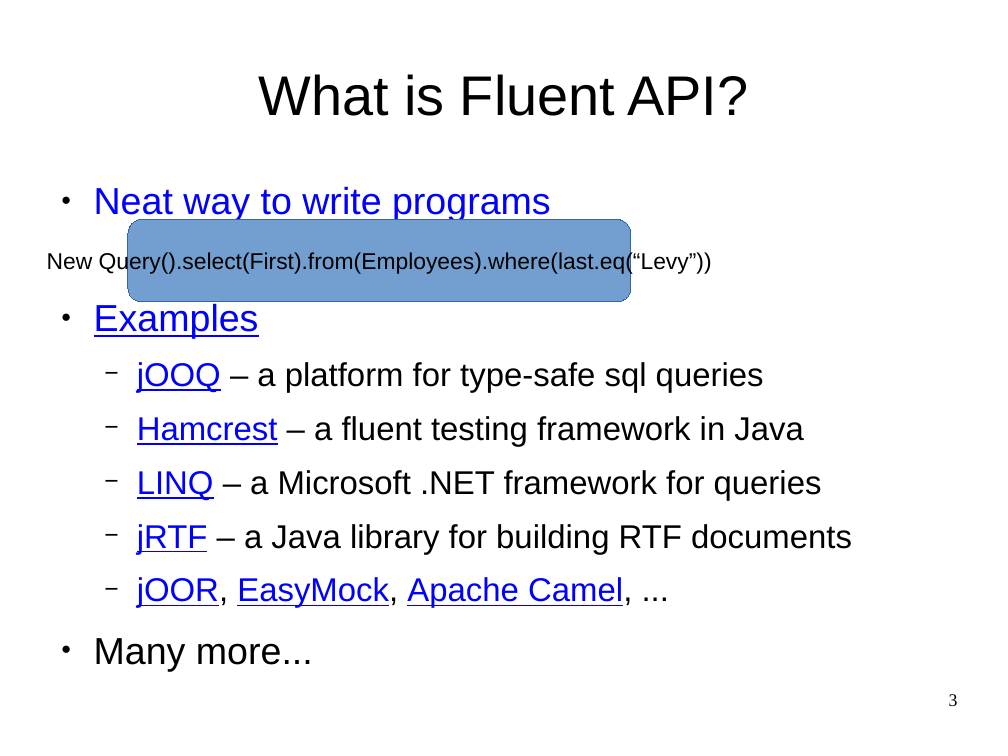
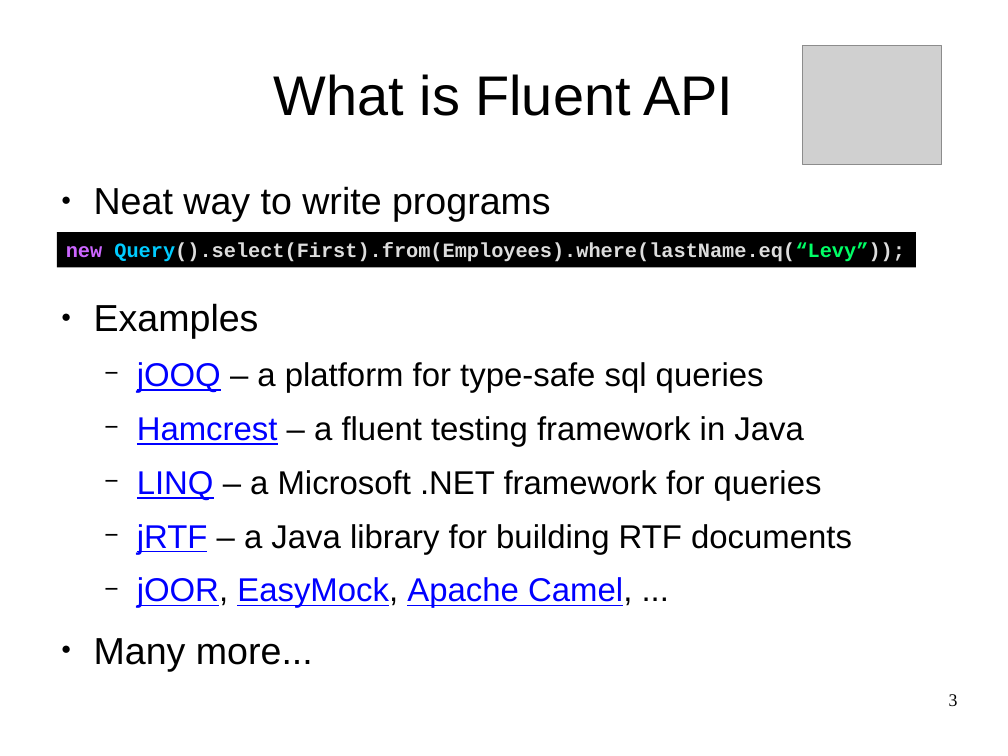
Before and after one commit to OriRoth/fling, a slide deck: slide 3 of Manuscripts/Thesis Seminar/Thesis Seminar.odp. Drawn at 1008x756 pixels with LibreOffice and Linux fonts; fonts in the diff are those of the drawing; grey boxes stand for pictures. Boxes give left, top, right and bottom in pixels: in the first picture for what was removed or moved away, otherwise in the second. Text is boxed around its words. In the diff, an @@ line names an element or a change of style, - is before the commit and + after.

```diff
--- a/Manuscripts/Thesis Seminar/Thesis Seminar.odp
+++ b/Manuscripts/Thesis Seminar/Thesis Seminar.odp
@@ picture added at [803, 46, 943, 165] @@
@@ title at [274, 74, 733, 116]: text changed @@
-What is Fluent API?
+What is Fluent API
@@ text at [94, 186, 551, 338]: text colour #0000FF to #000000 in "Neat way to write programs", "Examples"; underline off in "Examples" @@
@@ rectangle "new Query().select(First).from(Employees).where(lastName.eq( ...": place and size @@
-rectangle "new Query().select(First).from(Employees).where(lastName.eq( ..." at [128, 220, 631, 302]
+rectangle "new Query().select(First).from(Employees).where(lastName.eq( ..." at [57, 232, 917, 267]
@@ rectangle "new Query().select(First).from(Employees).where(lastName.eq( ..." at [57, 232, 917, 267]: vertical alignment middle to top; rounded rectangle to rectangle; fill #729FCF to #000000; outline #3465A4 0 pt to none @@
@@ text in rectangle at [66, 242, 905, 262]: text changed; size 18 to 16 pt; font Arial to Courier New; text colour #000000 to #DDDDDD; bold on @@
-New Query().select(First).from(Employees).where(last.eq(“Levy”))
+new Query().select(First).from(Employees).where(lastName.eq(“Levy”));
```
Also in this commit, not shown: 10 other slides changed, 4 slides added, 1 slide removed, 5 other files.
